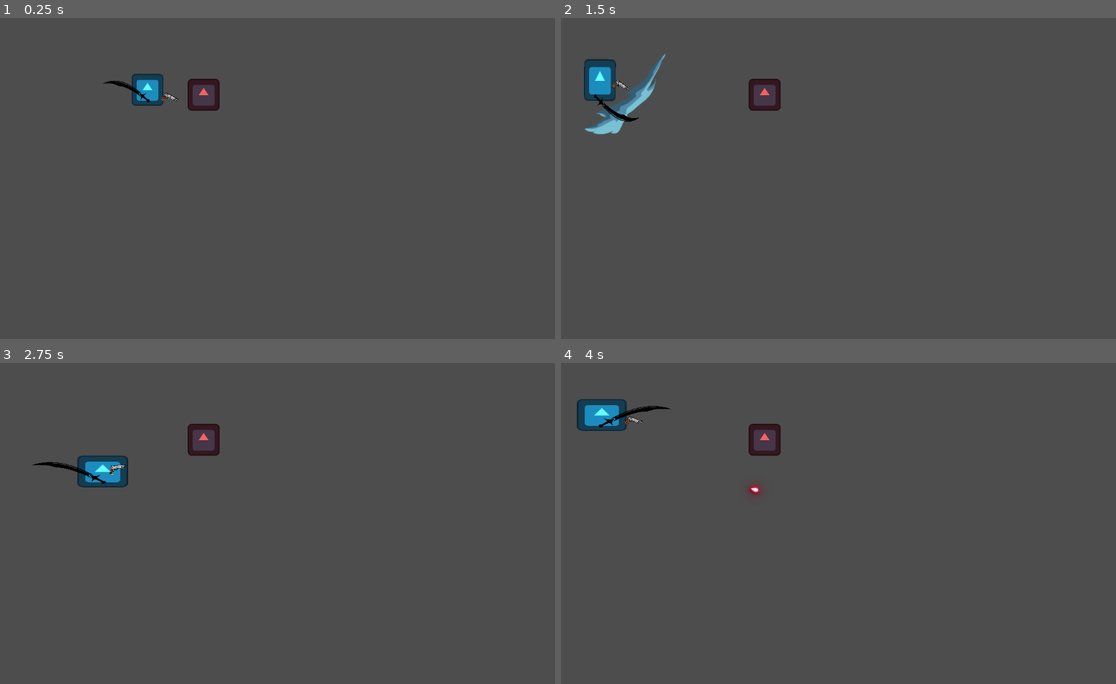
Above: before the commit, frames 1-4 (two rows, left to right).
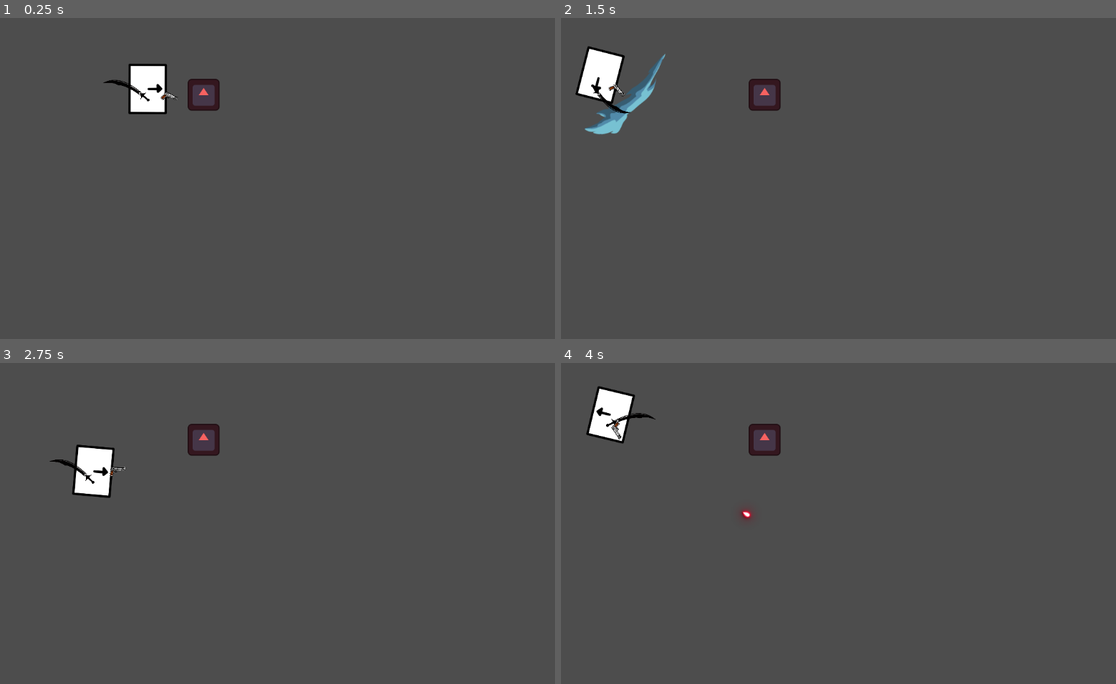
Above: after the commit, the same moments.

Repository: shafayatb/basic-2d-top-down-example
Game: Godot game, scene res://playground.tscn
Two runs of this game, one before a commit and one after it. Both use one fixed random seed, a clock stepped at 60 frames per second and the inputs below. The project has no main scene, so this scene is started directly. The engine's default icon, where the game draws it, is replaced by a stand-in: a white triangle on a blue panel in a dark square.
Inputs (mouse positions are in pixels of both pictures, inside the frame that each line leads up to):
- Up to frame 1 (0.25 s): no input
- Up to frame 2 (1.5 s): move the mouse to (971, 162) at 0.52 s; hold Right (ui_right) 0.53-1.28 s; tap Ctrl (Dash) at 0.6 s; move the mouse to (733, 194) at 1.27 s; hold Down (ui_down) from 1.28 s (still down); click (733, 194) at 1.35 s
- Up to frame 3 (2.75 s): tap Ctrl (Dash) at 1.55, 2.1 s; move the mouse to (344, 452) at 2.02 s; release Down (ui_down) at 2.03 s; hold Right (ui_right) from 2.03 s (still down)
- Up to frame 4 (4 s): move the mouse to (816, 587) at 2.77 s; release Right (ui_right) at 2.78 s; hold Up (ui_up) 2.78-3.53 s; tap X (Shoot) at 2.85 s; tap Ctrl (Dash) at 3.05, 3.6 s; move the mouse to (1016, 571) at 3.52 s; hold Left (ui_left) from 3.53 s (still down)

The runs differ from the first frame. In frame 1, 1.1% of the frame differs, in the area x 18-33%, y 14-31%; in frame 2, 1.3%; in frame 3, 1.5%; in frame 4, 1.6%, in the area x 2-36%, y 7-49%.

Commit message:
9. Added a test sprite for the player to test directions and improved the animation tree

Diff:
--- a/guns/gun.gd
+++ b/guns/gun.gd
@@ -15,7 +15,12 @@
 	shoot_timer.wait_time = time_betweem_shot
 
 func _physics_process(delta: float) -> void:
-	rotation_offset.rotation = lerp_angle(rotation_offset.rotation, (get_global_mouse_position() - global_position).angle(), 6.5 * delta)
+	var target_angle = (get_global_mouse_position() - global_position).angle()
+	var parent_scale_x = get_parent().scale.x
+	if parent_scale_x < 0:
+		target_angle = PI - target_angle
+	rotation_offset.rotation = lerp_angle(rotation_offset.rotation, target_angle, 6.5 * delta)
+	#rotation_offset.rotation = lerp_angle(rotation_offset.rotation, (get_global_mouse_position() - global_position).angle(), 6.5 * delta)
 
 func _input(event: InputEvent) -> void:
 	if Input.is_action_just_pressed("Shoot"):
--- a/node_state_machine/dash_state.gd
+++ b/node_state_machine/dash_state.gd
@@ -20,7 +20,7 @@
 		Input.get_action_strength("ui_down") - Input.get_action_strength("ui_up")
 	).normalized()
 	if dash_dir == Vector2.ZERO:
-		dash_dir = Vector2.RIGHT.normalized()
+		dash_dir = Vector2(player.last_facing_x, 0)
 	player.playback.travel("Dash")
 	player.animation_tree["parameters/Dash/blend_position"] = dash_dir
 	player.velocity = dash_dir * DASH_SPEED
--- a/node_state_machine/idle_state.gd
+++ b/node_state_machine/idle_state.gd
@@ -11,6 +11,7 @@
 	player = state_machine.get_parent()
 	player.velocity = Vector2.ZERO
 	player.playback.travel("Idle")
+	player.animation_tree["parameters/Idle/blend_position"] = player.last_facing_x
 
 func handle_input(event: InputEvent):
 	if Input.is_action_just_pressed("Dash"):
--- a/node_state_machine/walk_state.gd
+++ b/node_state_machine/walk_state.gd
@@ -31,6 +31,8 @@
 	player.animation_tree["parameters/Move/blend_position"] = direction
 	var acc_weight = delta * ACCELERATION
 	character.velocity = lerp(character.velocity, direction * MAX_SPEED, acc_weight)
+	if direction.x != 0:
+		player.last_facing_x = sign(direction.x)
 	character.move_and_slide()
 
 func handle_input(event: InputEvent):
--- a/player/player.gd
+++ b/player/player.gd
@@ -8,6 +8,7 @@
 @onready var knockback_state: KnockbackState = $StateMachine/KnockbackState
 
 var input_direction: Vector2 = Vector2.ZERO
+var last_facing_x: float = 1.0
 
 const sword_slash_preload = preload("res://attacks/sword_slash.tscn")
 
--- a/player/player.tscn
+++ b/player/player.tscn
@@ -1,7 +1,7 @@
-[gd_scene load_steps=38 format=3 uid="uid://bm4v5ulnu0n8w"]
-
-[ext_resource type="Texture2D" uid="uid://dta4665i0rs3m" path="res://icon.svg" id="1_4flbx"]
+[gd_scene load_steps=43 format=3 uid="uid://bm4v5ulnu0n8w"]
+
 [ext_resource type="Script" uid="uid://pctoih45moys" path="res://player/player.gd" id="1_g6k8r"]
+[ext_resource type="Texture2D" uid="uid://c8yuwb3dkjxsx" path="res://assets/player/block_char.png" id="2_hg6s5"]
 [ext_resource type="Script" uid="uid://c862gema2tgoo" path="res://node_state_machine/state_machine.gd" id="3_i3pqv"]
 [ext_resource type="PackedScene" uid="uid://cechlsw0a43lt" path="res://weapons/sword.tscn" id="3_rgyib"]
 [ext_resource type="Script" uid="uid://do8iluil3rmt2" path="res://node_state_machine/walk_state.gd" id="3_sweqy"]
@@ -13,45 +13,6 @@
 [sub_resource type="RectangleShape2D" id="RectangleShape2D_onrkg"]
 size = Vector2(130, 127)
 
-[sub_resource type="Animation" id="Animation_g6k8r"]
-length = 0.001
-tracks/0/type = "value"
-tracks/0/imported = false
-tracks/0/enabled = true
-tracks/0/path = NodePath("Icon:position")
-tracks/0/interp = 1
-tracks/0/loop_wrap = true
-tracks/0/keys = {
-"times": PackedFloat32Array(0),
-"transitions": PackedFloat32Array(1),
-"update": 0,
-"values": [Vector2(0, 0)]
-}
-tracks/1/type = "value"
-tracks/1/imported = false
-tracks/1/enabled = true
-tracks/1/path = NodePath("Icon:self_modulate")
-tracks/1/interp = 1
-tracks/1/loop_wrap = true
-tracks/1/keys = {
-"times": PackedFloat32Array(0),
-"transitions": PackedFloat32Array(1),
-"update": 0,
-"values": [Color(0.39215687, 1, 1, 1)]
-}
-tracks/2/type = "value"
-tracks/2/imported = false
-tracks/2/enabled = true
-tracks/2/path = NodePath("Icon:scale")
-tracks/2/interp = 1
-tracks/2/loop_wrap = true
-tracks/2/keys = {
-"times": PackedFloat32Array(0),
-"transitions": PackedFloat32Array(1),
-"update": 0,
-"values": [Vector2(1, 1)]
-}
-
 [sub_resource type="Animation" id="Animation_2ieo8"]
 resource_name = "dash"
 length = 0.2
@@ -59,153 +20,355 @@
 tracks/0/type = "value"
 tracks/0/imported = false
 tracks/0/enabled = true
-tracks/0/path = NodePath("Icon:self_modulate")
+tracks/0/path = NodePath("Char/Icon:self_modulate")
 tracks/0/interp = 1
 tracks/0/loop_wrap = true
 tracks/0/keys = {
 "times": PackedFloat32Array(0, 0.2),
 "transitions": PackedFloat32Array(0.5, 2),
 "update": 0,
-"values": [Color(0.39215687, 1, 1, 0.29803923), Color(0.39215687, 1, 1, 1)]
+"values": [Color(1, 1, 1, 0.29803923), Color(1, 1, 1, 1)]
 }
 
 [sub_resource type="Animation" id="Animation_8t03j"]
+resource_name = "idle_right"
+length = 0.5
+loop_mode = 1
+step = 0.05
+tracks/0/type = "value"
+tracks/0/imported = false
+tracks/0/enabled = true
+tracks/0/path = NodePath("Char:position")
+tracks/0/interp = 1
+tracks/0/loop_wrap = true
+tracks/0/keys = {
+"times": PackedFloat32Array(0, 0.25, 0.5),
+"transitions": PackedFloat32Array(0.5, 2, 0.5),
+"update": 0,
+"values": [Vector2(0, 0), Vector2(0, -5), Vector2(0, 0)]
+}
+tracks/1/type = "value"
+tracks/1/imported = false
+tracks/1/enabled = true
+tracks/1/path = NodePath("Char:scale")
+tracks/1/interp = 1
+tracks/1/loop_wrap = true
+tracks/1/keys = {
+"times": PackedFloat32Array(0),
+"transitions": PackedFloat32Array(1),
+"update": 0,
+"values": [Vector2(1, 1)]
+}
+tracks/2/type = "value"
+tracks/2/imported = false
+tracks/2/enabled = true
+tracks/2/path = NodePath("Char/Icon:frame")
+tracks/2/interp = 1
+tracks/2/loop_wrap = true
+tracks/2/keys = {
+"times": PackedFloat32Array(0),
+"transitions": PackedFloat32Array(1),
+"update": 1,
+"values": [0]
+}
+
+[sub_resource type="Animation" id="Animation_ebec5"]
+length = 0.001
+tracks/0/type = "value"
+tracks/0/imported = false
+tracks/0/enabled = true
+tracks/0/path = NodePath("Char:position")
+tracks/0/interp = 1
+tracks/0/loop_wrap = true
+tracks/0/keys = {
+"times": PackedFloat32Array(0),
+"transitions": PackedFloat32Array(1),
+"update": 0,
+"values": [Vector2(0, 0)]
+}
+tracks/1/type = "value"
+tracks/1/imported = false
+tracks/1/enabled = true
+tracks/1/path = NodePath("Char/Icon:self_modulate")
+tracks/1/interp = 1
+tracks/1/loop_wrap = true
+tracks/1/keys = {
+"times": PackedFloat32Array(0),
+"transitions": PackedFloat32Array(1),
+"update": 0,
+"values": [Color(1, 1, 1, 1)]
+}
+tracks/2/type = "value"
+tracks/2/imported = false
+tracks/2/enabled = true
+tracks/2/path = NodePath("Char:scale")
+tracks/2/interp = 1
+tracks/2/loop_wrap = true
+tracks/2/keys = {
+"times": PackedFloat32Array(0),
+"transitions": PackedFloat32Array(1),
+"update": 0,
+"values": [Vector2(1, 1)]
+}
+tracks/3/type = "value"
+tracks/3/imported = false
+tracks/3/enabled = true
+tracks/3/path = NodePath("Char:rotation")
+tracks/3/interp = 1
+tracks/3/loop_wrap = true
+tracks/3/keys = {
+"times": PackedFloat32Array(0),
+"transitions": PackedFloat32Array(1),
+"update": 0,
+"values": [0.0]
+}
+
+[sub_resource type="Animation" id="Animation_yllr7"]
+resource_name = "idle_left"
+length = 0.5
+loop_mode = 1
+step = 0.05
+tracks/0/type = "value"
+tracks/0/imported = false
+tracks/0/enabled = true
+tracks/0/path = NodePath("Char:position")
+tracks/0/interp = 1
+tracks/0/loop_wrap = true
+tracks/0/keys = {
+"times": PackedFloat32Array(0, 0.25, 0.5),
+"transitions": PackedFloat32Array(0.5, 2, 0.5),
+"update": 0,
+"values": [Vector2(0, 0), Vector2(0, -5), Vector2(0, 0)]
+}
+tracks/1/type = "value"
+tracks/1/imported = false
+tracks/1/enabled = true
+tracks/1/path = NodePath("Char:scale")
+tracks/1/interp = 1
+tracks/1/loop_wrap = true
+tracks/1/keys = {
+"times": PackedFloat32Array(0),
+"transitions": PackedFloat32Array(1),
+"update": 0,
+"values": [Vector2(-1, 1)]
+}
+tracks/2/type = "value"
+tracks/2/imported = false
+tracks/2/enabled = true
+tracks/2/path = NodePath("Char/Icon:frame")
+tracks/2/interp = 1
+tracks/2/loop_wrap = true
+tracks/2/keys = {
+"times": PackedFloat32Array(0),
+"transitions": PackedFloat32Array(1),
+"update": 1,
+"values": [0]
+}
+
+[sub_resource type="Animation" id="Animation_kb6p2"]
+resource_name = "idle_up"
+length = 0.5
+loop_mode = 1
+step = 0.05
+tracks/0/type = "value"
+tracks/0/imported = false
+tracks/0/enabled = true
+tracks/0/path = NodePath("Char:position")
+tracks/0/interp = 1
+tracks/0/loop_wrap = true
+tracks/0/keys = {
+"times": PackedFloat32Array(0, 0.25, 0.5),
+"transitions": PackedFloat32Array(0.5, 2, 0.5),
+"update": 0,
+"values": [Vector2(0, 0), Vector2(0, -5), Vector2(0, 0)]
+}
+tracks/1/type = "value"
+tracks/1/imported = false
+tracks/1/enabled = true
+tracks/1/path = NodePath("Char/Icon:frame")
+tracks/1/interp = 1
+tracks/1/loop_wrap = true
+tracks/1/keys = {
+"times": PackedFloat32Array(0),
+"transitions": PackedFloat32Array(1),
+"update": 1,
+"values": [2]
+}
+
+[sub_resource type="Animation" id="Animation_wodsf"]
+resource_name = "idle_down"
+length = 0.5
+loop_mode = 1
+step = 0.05
+tracks/0/type = "value"
+tracks/0/imported = false
+tracks/0/enabled = true
+tracks/0/path = NodePath("Char:position")
+tracks/0/interp = 1
+tracks/0/loop_wrap = true
+tracks/0/keys = {
+"times": PackedFloat32Array(0, 0.25, 0.5),
+"transitions": PackedFloat32Array(0.5, 2, 0.5),
+"update": 0,
+"values": [Vector2(0, 0), Vector2(0, -5), Vector2(0, 0)]
+}
+tracks/1/type = "value"
+tracks/1/imported = false
+tracks/1/enabled = true
+tracks/1/path = NodePath("Char/Icon:frame")
+tracks/1/interp = 1
+tracks/1/loop_wrap = true
+tracks/1/keys = {
+"times": PackedFloat32Array(0),
+"transitions": PackedFloat32Array(1),
+"update": 1,
+"values": [3]
+}
+
+[sub_resource type="Animation" id="Animation_32hag"]
+resource_name = "move_right"
+length = 0.4
+loop_mode = 1
+step = 0.1
+tracks/0/type = "value"
+tracks/0/imported = false
+tracks/0/enabled = true
+tracks/0/path = NodePath("Char:rotation")
+tracks/0/interp = 1
+tracks/0/loop_wrap = true
+tracks/0/keys = {
+"times": PackedFloat32Array(0, 0.2, 0.4),
+"transitions": PackedFloat32Array(0.5, -2, 0.5),
+"update": 0,
+"values": [-0.2617994, 0.2617993877991494, -0.2617994]
+}
+tracks/1/type = "value"
+tracks/1/imported = false
+tracks/1/enabled = true
+tracks/1/path = NodePath("Char/Icon:frame")
+tracks/1/interp = 1
+tracks/1/loop_wrap = true
+tracks/1/keys = {
+"times": PackedFloat32Array(0),
+"transitions": PackedFloat32Array(1),
+"update": 1,
+"values": [0]
+}
+
+[sub_resource type="Animation" id="Animation_tqiix"]
+resource_name = "move_left"
+length = 0.4
+loop_mode = 1
+step = 0.1
+tracks/0/type = "value"
+tracks/0/imported = false
+tracks/0/enabled = true
+tracks/0/path = NodePath("Char:rotation")
+tracks/0/interp = 1
+tracks/0/loop_wrap = true
+tracks/0/keys = {
+"times": PackedFloat32Array(0, 0.2, 0.4),
+"transitions": PackedFloat32Array(0.5, -2, 0.5),
+"update": 0,
+"values": [-0.2617994, 0.2617993877991494, -0.2617994]
+}
+tracks/1/type = "value"
+tracks/1/imported = false
+tracks/1/enabled = true
+tracks/1/path = NodePath("Char/Icon:frame")
+tracks/1/interp = 1
+tracks/1/loop_wrap = true
+tracks/1/keys = {
+"times": PackedFloat32Array(0),
+"transitions": PackedFloat32Array(1),
+"update": 1,
+"values": [0]
+}
+tracks/2/type = "value"
+tracks/2/imported = false
+tracks/2/enabled = true
+tracks/2/path = NodePath("Char:scale")
+tracks/2/interp = 1
+tracks/2/loop_wrap = true
+tracks/2/keys = {
+"times": PackedFloat32Array(0),
+"transitions": PackedFloat32Array(1),
+"update": 0,
+"values": [Vector2(-1, 1)]
+}
+
+[sub_resource type="Animation" id="Animation_e7oew"]
+resource_name = "move_up"
+length = 0.4
+loop_mode = 1
+step = 0.1
+tracks/0/type = "value"
+tracks/0/imported = false
+tracks/0/enabled = true
+tracks/0/path = NodePath("Char:rotation")
+tracks/0/interp = 1
+tracks/0/loop_wrap = true
+tracks/0/keys = {
+"times": PackedFloat32Array(0, 0.2, 0.4),
+"transitions": PackedFloat32Array(0.5, -2, 0.5),
+"update": 0,
+"values": [-0.2617994, 0.2617993877991494, -0.2617994]
+}
+tracks/1/type = "value"
+tracks/1/imported = false
+tracks/1/enabled = true
+tracks/1/path = NodePath("Char/Icon:frame")
+tracks/1/interp = 1
+tracks/1/loop_wrap = true
+tracks/1/keys = {
+"times": PackedFloat32Array(0),
+"transitions": PackedFloat32Array(1),
+"update": 1,
+"values": [2]
+}
+
+[sub_resource type="Animation" id="Animation_c35mf"]
 resource_name = "move_down"
-length = 0.3
-tracks/0/type = "value"
-tracks/0/imported = false
-tracks/0/enabled = true
-tracks/0/path = NodePath("Icon:scale")
-tracks/0/interp = 1
-tracks/0/loop_wrap = true
-tracks/0/keys = {
-"times": PackedFloat32Array(0, 0.3),
-"transitions": PackedFloat32Array(0.5, 0.5),
-"update": 0,
-"values": [Vector2(1, 1), Vector2(1, 1.390625)]
-}
-tracks/1/type = "value"
-tracks/1/imported = false
-tracks/1/enabled = true
-tracks/1/path = NodePath("Icon:position")
-tracks/1/interp = 1
-tracks/1/loop_wrap = true
-tracks/1/keys = {
-"times": PackedFloat32Array(0, 0.3),
-"transitions": PackedFloat32Array(0.5, 0.5),
-"update": 0,
-"values": [Vector2(0, 0), Vector2(0, 25)]
-}
-
-[sub_resource type="Animation" id="Animation_rgyib"]
-resource_name = "move_left"
-length = 0.3
-tracks/0/type = "value"
-tracks/0/imported = false
-tracks/0/enabled = true
-tracks/0/path = NodePath("Icon:position")
-tracks/0/interp = 1
-tracks/0/loop_wrap = true
-tracks/0/keys = {
-"times": PackedFloat32Array(0, 0.3),
-"transitions": PackedFloat32Array(0.5, 0.5),
-"update": 0,
-"values": [Vector2(0, 0), Vector2(-38, 0)]
-}
-tracks/1/type = "value"
-tracks/1/imported = false
-tracks/1/enabled = true
-tracks/1/path = NodePath("Icon:scale")
-tracks/1/interp = 1
-tracks/1/loop_wrap = true
-tracks/1/keys = {
-"times": PackedFloat32Array(0, 0.3),
-"transitions": PackedFloat32Array(0.5, 0.5),
-"update": 0,
-"values": [Vector2(-1, 1), Vector2(-1.594, 1)]
-}
-
-[sub_resource type="Animation" id="Animation_boad6"]
-resource_name = "move_right"
-length = 0.3
-tracks/0/type = "value"
-tracks/0/imported = false
-tracks/0/enabled = true
-tracks/0/path = NodePath("Icon:scale")
-tracks/0/interp = 1
-tracks/0/loop_wrap = true
-tracks/0/keys = {
-"times": PackedFloat32Array(0, 0.3),
-"transitions": PackedFloat32Array(0.5, 0.5),
-"update": 0,
-"values": [Vector2(1, 1), Vector2(1.59375, 1)]
-}
-tracks/1/type = "value"
-tracks/1/imported = false
-tracks/1/enabled = true
-tracks/1/path = NodePath("Icon:position")
-tracks/1/interp = 1
-tracks/1/loop_wrap = true
-tracks/1/keys = {
-"times": PackedFloat32Array(0, 0.3),
-"transitions": PackedFloat32Array(0.5, 0.5),
-"update": 0,
-"values": [Vector2(0, 0), Vector2(38, 0)]
-}
-
-[sub_resource type="Animation" id="Animation_hg6s5"]
-resource_name = "move_up"
-length = 0.3
-tracks/0/type = "value"
-tracks/0/imported = false
-tracks/0/enabled = true
-tracks/0/path = NodePath("Icon:position")
-tracks/0/interp = 1
-tracks/0/loop_wrap = true
-tracks/0/keys = {
-"times": PackedFloat32Array(0, 0.3),
-"transitions": PackedFloat32Array(0.5, 0.5),
-"update": 0,
-"values": [Vector2(0, 0), Vector2(0, -25)]
-}
-tracks/1/type = "value"
-tracks/1/imported = false
-tracks/1/enabled = true
-tracks/1/path = NodePath("Icon:scale")
-tracks/1/interp = 1
-tracks/1/loop_wrap = true
-tracks/1/keys = {
-"times": PackedFloat32Array(0, 0.3),
-"transitions": PackedFloat32Array(0.5, 0.5),
-"update": 0,
-"values": [Vector2(1, 1), Vector2(1, 1.390625)]
-}
-
-[sub_resource type="Animation" id="Animation_ebec5"]
-resource_name = "idle"
-loop_mode = 1
-tracks/0/type = "value"
-tracks/0/imported = false
-tracks/0/enabled = true
-tracks/0/path = NodePath("Icon:position")
-tracks/0/interp = 1
-tracks/0/loop_wrap = true
-tracks/0/keys = {
-"times": PackedFloat32Array(0, 0.5, 1),
-"transitions": PackedFloat32Array(0.5, 2, 0.5),
-"update": 0,
-"values": [Vector2(0, 0), Vector2(0, -3), Vector2(0, 0)]
+length = 0.4
+loop_mode = 1
+step = 0.1
+tracks/0/type = "value"
+tracks/0/imported = false
+tracks/0/enabled = true
+tracks/0/path = NodePath("Char:rotation")
+tracks/0/interp = 1
+tracks/0/loop_wrap = true
+tracks/0/keys = {
+"times": PackedFloat32Array(0, 0.2, 0.4),
+"transitions": PackedFloat32Array(0.5, -2, 0.5),
+"update": 0,
+"values": [-0.2617994, 0.2617993877991494, -0.2617994]
+}
+tracks/1/type = "value"
+tracks/1/imported = false
+tracks/1/enabled = true
+tracks/1/path = NodePath("Char/Icon:frame")
+tracks/1/interp = 1
+tracks/1/loop_wrap = true
+tracks/1/keys = {
+"times": PackedFloat32Array(0),
+"transitions": PackedFloat32Array(1),
+"update": 1,
+"values": [3]
 }
 
 [sub_resource type="AnimationLibrary" id="AnimationLibrary_rgyib"]
 _data = {
-&"RESET": SubResource("Animation_g6k8r"),
+&"RESET": SubResource("Animation_ebec5"),
 &"dash": SubResource("Animation_2ieo8"),
-&"idle": SubResource("Animation_ebec5"),
-&"move_down": SubResource("Animation_8t03j"),
-&"move_left": SubResource("Animation_rgyib"),
-&"move_right": SubResource("Animation_boad6"),
-&"move_up": SubResource("Animation_hg6s5")
+&"idle_down": SubResource("Animation_wodsf"),
+&"idle_left": SubResource("Animation_yllr7"),
+&"idle_right": SubResource("Animation_8t03j"),
+&"idle_up": SubResource("Animation_kb6p2"),
+&"move_down": SubResource("Animation_c35mf"),
+&"move_left": SubResource("Animation_tqiix"),
+&"move_right": SubResource("Animation_32hag"),
+&"move_up": SubResource("Animation_e7oew")
 }
 
 [sub_resource type="AnimationNodeAnimation" id="AnimationNodeAnimation_kb6p2"]
@@ -230,8 +393,18 @@
 blend_point_3/node = SubResource("AnimationNodeAnimation_tqiix")
 blend_point_3/pos = Vector2(0, -1)
 
-[sub_resource type="AnimationNodeAnimation" id="AnimationNodeAnimation_yllr7"]
-animation = &"idle"
+[sub_resource type="AnimationNodeAnimation" id="AnimationNodeAnimation_65viv"]
+animation = &"idle_left"
+
+[sub_resource type="AnimationNodeAnimation" id="AnimationNodeAnimation_x7c3f"]
+animation = &"idle_right"
+
+[sub_resource type="AnimationNodeBlendSpace1D" id="AnimationNodeBlendSpace1D_bjvpn"]
+blend_point_0/node = SubResource("AnimationNodeAnimation_65viv")
+blend_point_0/pos = -1.0
+blend_point_1/node = SubResource("AnimationNodeAnimation_x7c3f")
+blend_point_1/pos = 1.0
+blend_mode = 1
 
 [sub_resource type="AnimationNodeAnimation" id="AnimationNodeAnimation_hg6s5"]
 animation = &"move_left"
@@ -254,6 +427,7 @@
 blend_point_2/pos = Vector2(0, 1)
 blend_point_3/node = SubResource("AnimationNodeAnimation_ebec5")
 blend_point_3/pos = Vector2(0, -1)
+blend_mode = 1
 sync = true
 
 [sub_resource type="AnimationNodeStateMachineTransition" id="AnimationNodeStateMachineTransition_x7c3f"]
@@ -262,45 +436,50 @@
 [sub_resource type="AnimationNodeStateMachineTransition" id="AnimationNodeStateMachineTransition_bjvpn"]
 advance_condition = &"is_dashing"
 
-[sub_resource type="AnimationNodeStateMachineTransition" id="AnimationNodeStateMachineTransition_kb6p2"]
+[sub_resource type="AnimationNodeStateMachineTransition" id="AnimationNodeStateMachineTransition_s7qer"]
 advance_mode = 2
 
-[sub_resource type="AnimationNodeStateMachineTransition" id="AnimationNodeStateMachineTransition_wodsf"]
-
-[sub_resource type="AnimationNodeStateMachineTransition" id="AnimationNodeStateMachineTransition_32hag"]
-
-[sub_resource type="AnimationNodeStateMachineTransition" id="AnimationNodeStateMachineTransition_tqiix"]
-
-[sub_resource type="AnimationNodeStateMachineTransition" id="AnimationNodeStateMachineTransition_e7oew"]
+[sub_resource type="AnimationNodeStateMachineTransition" id="AnimationNodeStateMachineTransition_g4c7l"]
+
+[sub_resource type="AnimationNodeStateMachineTransition" id="AnimationNodeStateMachineTransition_knn7v"]
+
+[sub_resource type="AnimationNodeStateMachineTransition" id="AnimationNodeStateMachineTransition_7pqkx"]
+
+[sub_resource type="AnimationNodeStateMachineTransition" id="AnimationNodeStateMachineTransition_uw77l"]
 
 [sub_resource type="AnimationNodeStateMachine" id="AnimationNodeStateMachine_2ieo8"]
 states/Dash/node = SubResource("AnimationNodeBlendSpace2D_e7oew")
 states/Dash/position = Vector2(698.5926, 125)
-states/Idle/node = SubResource("AnimationNodeAnimation_yllr7")
-states/Idle/position = Vector2(322.40298, 75)
+states/Idle/node = SubResource("AnimationNodeBlendSpace1D_bjvpn")
+states/Idle/position = Vector2(403.9463, 100)
 states/Move/node = SubResource("AnimationNodeBlendSpace2D_8t03j")
 states/Move/position = Vector2(448.9463, 202)
-transitions = ["Dash", "Move", SubResource("AnimationNodeStateMachineTransition_x7c3f"), "Move", "Dash", SubResource("AnimationNodeStateMachineTransition_bjvpn"), "Start", "Idle", SubResource("AnimationNodeStateMachineTransition_kb6p2"), "Idle", "Move", SubResource("AnimationNodeStateMachineTransition_wodsf"), "Move", "Idle", SubResource("AnimationNodeStateMachineTransition_32hag"), "Dash", "Idle", SubResource("AnimationNodeStateMachineTransition_tqiix"), "Idle", "Dash", SubResource("AnimationNodeStateMachineTransition_e7oew")]
-graph_offset = Vector2(127.40298, 0)
+states/Start/position = Vector2(190, 100)
+transitions = ["Dash", "Move", SubResource("AnimationNodeStateMachineTransition_x7c3f"), "Move", "Dash", SubResource("AnimationNodeStateMachineTransition_bjvpn"), "Start", "Idle", SubResource("AnimationNodeStateMachineTransition_s7qer"), "Idle", "Move", SubResource("AnimationNodeStateMachineTransition_g4c7l"), "Move", "Idle", SubResource("AnimationNodeStateMachineTransition_knn7v"), "Idle", "Dash", SubResource("AnimationNodeStateMachineTransition_7pqkx"), "Dash", "Idle", SubResource("AnimationNodeStateMachineTransition_uw77l")]
+graph_offset = Vector2(-40.985294, 32.619663)
 
 [node name="Player" type="CharacterBody2D" groups=["Player"]]
 rotation = 0.0030202356
 scale = Vector2(0.5, 0.5)
 script = ExtResource("1_g6k8r")
 
-[node name="Icon" type="Sprite2D" parent="."]
-self_modulate = Color(0.39215687, 1, 1, 1)
-texture = ExtResource("1_4flbx")
-
-[node name="Sword" parent="Icon" instance=ExtResource("3_rgyib")]
+[node name="Char" type="Node2D" parent="."]
+
+[node name="Icon" type="Sprite2D" parent="Char"]
+scale = Vector2(0.9999998, 0.9999998)
+texture = ExtResource("2_hg6s5")
+hframes = 4
+
+[node name="Sword" parent="Char" instance=ExtResource("3_rgyib")]
+scale = Vector2(0.9999997, 0.9999997)
+
+[node name="Gun" parent="Char" instance=ExtResource("4_hg6s5")]
+position = Vector2(15.993883, -2.0483143)
+scale = Vector2(0.29999998, 0.29999998)
 
 [node name="CollisionShape2D" type="CollisionShape2D" parent="."]
 visible = false
 shape = SubResource("RectangleShape2D_onrkg")
-
-[node name="Gun" parent="." instance=ExtResource("4_hg6s5")]
-position = Vector2(15.993886, -2.0483146)
-scale = Vector2(0.3, 0.3)
 
 [node name="StateMachine" type="Node" parent="." node_paths=PackedStringArray("initial_state")]
 script = ExtResource("3_i3pqv")
@@ -334,4 +513,5 @@
 parameters/conditions/is_dashing = false
 parameters/conditions/is_moving = false
 parameters/Dash/blend_position = Vector2(0.03752756, 1.0358744)
-parameters/Move/blend_position = Vector2(-0.9980469, -0.004484296)
+parameters/Idle/blend_position = 0.0
+parameters/Move/blend_position = Vector2(-0.72265625, -0.1659193)
--- a/weapons/sword.gd
+++ b/weapons/sword.gd
@@ -17,9 +17,12 @@
 
 func spawn_slash():
 	var sword_slash = sword_slash_preload.instantiate()
-	sword_slash.direction = player.input_direction + player.global_position
-	print(sword_slash.scale)
-	if player.input_direction.x == -1:
+	var facing_dir = player.input_direction
+	if facing_dir == Vector2.ZERO:
+		facing_dir = Vector2(player.last_facing_x, 0)
+
+	sword_slash.direction = facing_dir + player.global_position
+	if facing_dir.x == -1:
 		sword_slash.scale = Vector2(1.0,-1.0)
 	sword_slash.global_position = player.global_position
 	sword_slash.get_node("AnimationPlayer").speed_scale = \
Binary file added: assets/player/block_char.png
Not shown, added: assets/player/block_char.png.import
